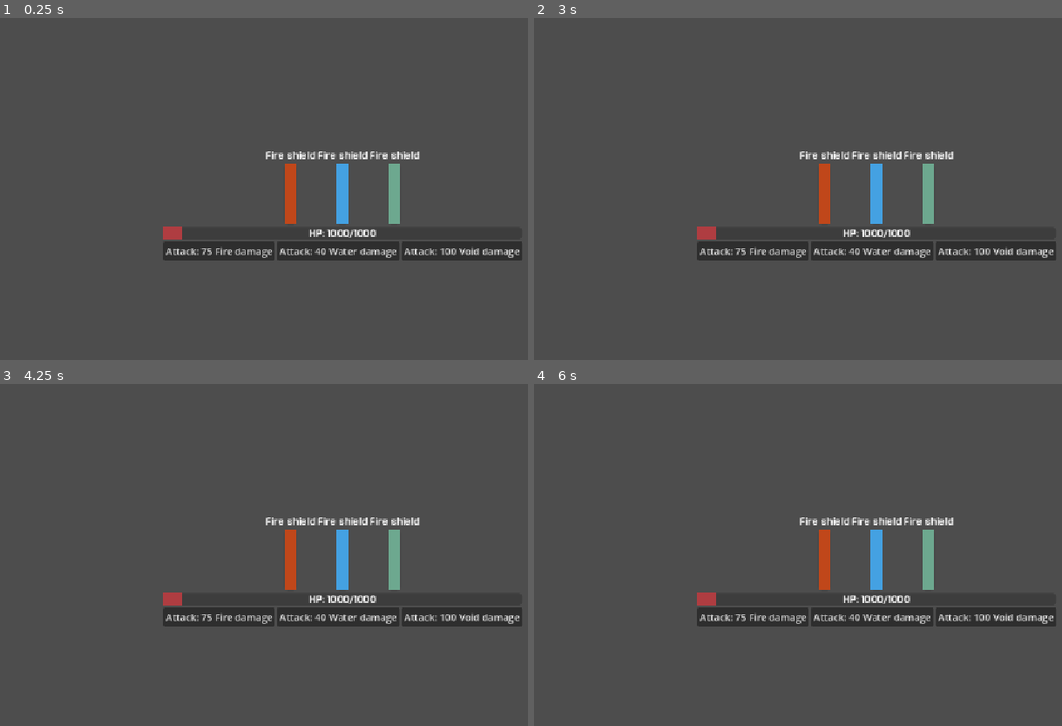
Above: before the commit, frames 1-4 (two rows, left to right).
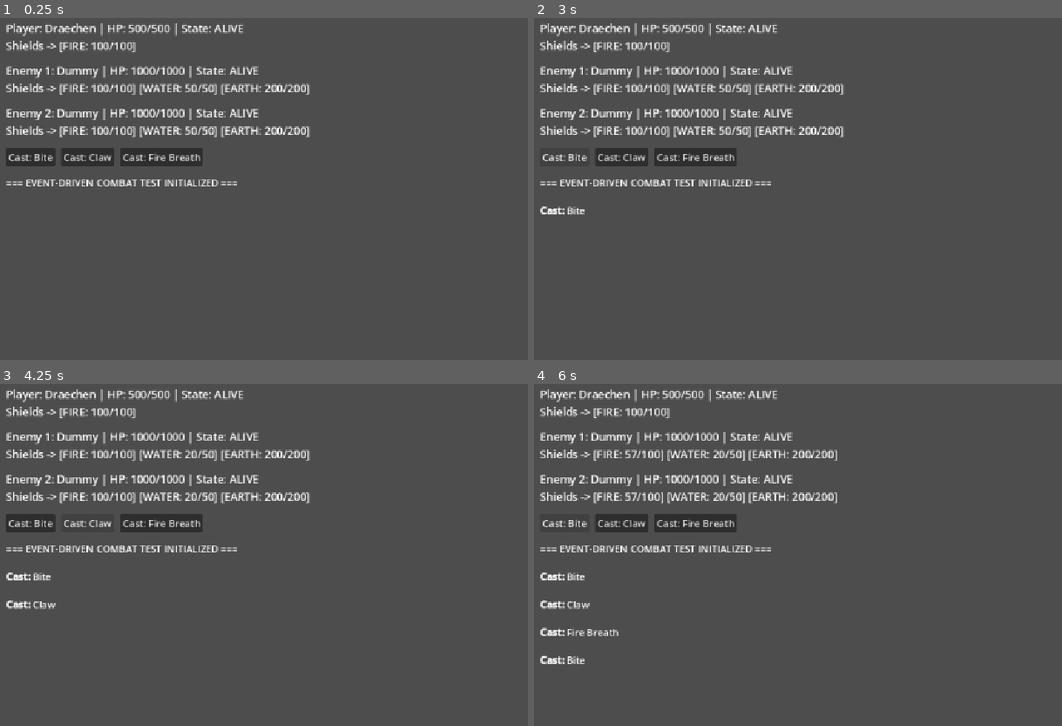
Above: after the commit, the same moments.

Repository: Hazarral/goodnight-Lerax-xathos
Game: Godot game, scene res://dummy_test.tscn
Same seed, same stepped clock (60 frames per second), same inputs: the game is played once before the commit and once after it. Before the commit the project starts from res://canvas_layer.tscn.
Inputs (mouse positions are in pixels of both pictures, inside the frame that each line leads up to):
- Up to frame 1 (0.25 s): no input
- Up to frame 2 (3 s): click (750, 250) at 0.5 s, where only the run before the commit has a clickable "Attack: 75 Fire damage"; click (871, 250) at 1.25 s, where only the run before the commit has a clickable "Attack: 40 Water damage"; click (993, 250) at 2 s, where only the run before the commit has a clickable "Attack: 100 Void damage"; click (565, 158) at 2.75 s, where only the run after the commit has a clickable "Cast: Bite"
- Up to frame 3 (4.25 s): click (89, 524) at 3.5 s, where only the run after the commit has a clickable "Cast: Claw"
- Up to frame 4 (6 s): click (697, 524) at 4.25 s, where only the run after the commit has a clickable "Cast: Fire Breath"; click (750, 616) at 5 s, where only the run before the commit has a clickable "Attack: 75 Fire damage"; click (565, 524) at 5.75 s, where only the run after the commit has a clickable "Cast: Bite"

The runs differ from the first frame. In frame 1, 12% of the frame differs, in the area x 1-99%, y 1-71%; in frame 2, 12%; in frame 3, 12%; in frame 4, 12%, in the area x 1-99%, y 1-82%.
Error before the commit: Invalid access to property or key 'is_dead' on a base object of type 'RefCounted (Entity)'. (res://test.gd:55)

Commit message:
implemented action testing
only AoE for now. Single target will be done later

Diff:
--- a/system/entity.gd
+++ b/Entities/entity.gd
@@ -21,9 +21,6 @@
 ## This is for looting the corpse via consumption
 var is_looted := false
 
-## Either on player's side or not
-var is_player_faction := false
-
 var active_dots : Array[DoTInstanceArray] = []
 var void_instance : VoidInstance = null
 const STACKS_KEY := &"Stacks"
@@ -36,14 +33,24 @@
 	magnification = p_magnification
 
 	current_hp = get_max_hp()
+	current_potency = get_potency()
+	current_mastery = get_mastery()
 	setup_shields()
 	setup_active_dot_arrays()
 
+	current_state = State.ALIVE
+
 func get_max_hp() -> int:
 	return floori(template.max_hp * magnification)
 
 func get_max_shield(i : int) -> int:
 	return floori(template.max_shields[i] * magnification)
+
+func get_potency() -> int:
+	return floori(template.potency * magnification)
+
+func get_mastery() -> int:
+	return floori(template.mastery * magnification)
 
 func setup_shields() -> void:
 	current_shields.resize(DamageAndDoT.ELEMENT_COUNT)
@@ -81,12 +88,15 @@
 func has_void() -> bool:
 	return void_instance != null
 
+func is_player_faction() -> bool:
+	return template.is_player_faction
+
 func apply_dot(dot_instance : DoTInstance) -> void:
 	active_dots[dot_instance.damage_type].add_dot_instance(dot_instance)
 
 func apply_void(stacks : int, is_void_on_player_faction : bool) -> void:
 	## NOTE: Technically is_plahyer_faction can never change, and must be opposite to this entity
-	if is_player_faction == is_void_on_player_faction:
+	if is_player_faction() == is_void_on_player_faction:
 		push_error("Cannot apply Void to the same faction as caster!")
 		return
 
--- a/system/entity_template.gd
+++ b/Entities/entity_template.gd
@@ -3,6 +3,9 @@
 
 #An entity has several attributes
 @export var entity_name : String
+
+## Either on player's side or not
+@export var is_player_faction : bool
 
 ## Potency increases how strong damage is
 @export var potency : int
@@ -12,6 +15,9 @@
 
 @export var max_hp : int
 
+## Please edit all 8 shields because all entitie must have all 8 reported, even at 0
 @export var max_shields : PackedInt64Array
 
 @export var max_action_point : int
+
+@export var action_point_regen_per_turn : int
--- /dev/null
+++ b/Entities/player.gd
@@ -0,0 +1,10 @@
+class_name Player
+extends Entity
+
+var actions : Array[Action]
+
+func learn_action(action : Action) -> void:
+	actions.append(action)
+
+func get_actions() -> Array[Action]:
+	return actions
--- /dev/null
+++ b/Entities/templates/dummy.tres
@@ -0,0 +1,10 @@
+[gd_resource type="Resource" script_class="EntityTemplate" format=3 uid="uid://cljlubsx6s2m"]
+
+[ext_resource type="Script" uid="uid://nf30jicvf3ri" path="res://Entities/entity_template.gd" id="1_7tdru"]
+
+[resource]
+script = ExtResource("1_7tdru")
+entity_name = "Dummy"
+max_hp = 1000
+max_shields = PackedInt64Array(100, 50, 0, 0, 0, 0, 200, 0)
+metadata/_custom_type_script = "uid://nf30jicvf3ri"
--- /dev/null
+++ b/Entities/templates/player_the_dragon.tres
@@ -0,0 +1,15 @@
+[gd_resource type="Resource" script_class="EntityTemplate" format=3 uid="uid://rnqvtjaoiwov"]
+
+[ext_resource type="Script" uid="uid://nf30jicvf3ri" path="res://Entities/entity_template.gd" id="1_yubh2"]
+
+[resource]
+script = ExtResource("1_yubh2")
+entity_name = "Draechen"
+is_player_faction = true
+potency = 5
+mastery = 5
+max_hp = 500
+max_shields = PackedInt64Array(100, 0, 0, 0, 0, 0, 0, 0)
+max_action_point = 16
+action_point_regen_per_turn = 10
+metadata/_custom_type_script = "uid://nf30jicvf3ri"
--- a/canvas_layer.tscn
+++ /dev/null
@@ -1,87 +0,0 @@
-[gd_scene format=3 uid="uid://dlf3dxxgh2m2y"]
-
-[ext_resource type="Script" uid="uid://dgtkqb8jw1gbj" path="res://test.gd" id="1_tg4cr"]
-[ext_resource type="LabelSettings" uid="uid://cyb00v76gm434" path="res://HP_and_shield_label.tres" id="2_0qrqu"]
-[ext_resource type="FontFile" uid="uid://d3semxt85025l" path="res://From the Stars Sb.otf" id="2_37rai"]
-[ext_resource type="PackedScene" uid="uid://bocl36msa1k3k" path="res://system/ui/shield_ui.tscn" id="2_mx0kw"]
-
-[sub_resource type="Theme" id="Theme_jpyye"]
-default_font = ExtResource("2_37rai")
-
-[sub_resource type="StyleBoxFlat" id="StyleBoxFlat_orua6"]
-bg_color = Color(0.6871186, 0.2394191, 0.25674, 1)
-
-[node name="CanvasLayer" type="CanvasLayer" unique_id=104207414]
-script = ExtResource("1_tg4cr")
-
-[node name="VBoxContainer" type="VBoxContainer" parent="." unique_id=1802936011]
-anchors_preset = 8
-anchor_left = 0.5
-anchor_top = 0.5
-anchor_right = 0.5
-anchor_bottom = 0.5
-offset_left = -55.5
-offset_top = -37.5
-offset_right = 55.5
-offset_bottom = 37.5
-grow_horizontal = 2
-grow_vertical = 2
-alignment = 1
-
-[node name="Shields" type="HBoxContainer" parent="VBoxContainer" unique_id=1622341306]
-layout_mode = 2
-size_flags_horizontal = 4
-
-[node name="FireShield" parent="VBoxContainer/Shields" unique_id=1984936909 instance=ExtResource("2_mx0kw")]
-layout_mode = 2
-
-[node name="WaterShield" parent="VBoxContainer/Shields" unique_id=63942217 instance=ExtResource("2_mx0kw")]
-layout_mode = 2
-
-[node name="WindShield" parent="VBoxContainer/Shields" unique_id=214922995 instance=ExtResource("2_mx0kw")]
-layout_mode = 2
-
-[node name="HPBar" type="ProgressBar" parent="VBoxContainer" unique_id=598835160]
-custom_minimum_size = Vector2(100, 20)
-layout_mode = 2
-mouse_filter = 2
-theme = SubResource("Theme_jpyye")
-theme_override_styles/fill = SubResource("StyleBoxFlat_orua6")
-max_value = 1000.0
-step = 1.0
-value = 50.0
-show_percentage = false
-
-[node name="Label" type="Label" parent="VBoxContainer/HPBar" unique_id=1443494871]
-custom_minimum_size = Vector2(100, 20)
-layout_mode = 1
-anchors_preset = 15
-anchor_right = 1.0
-anchor_bottom = 1.0
-grow_horizontal = 2
-grow_vertical = 2
-text = "HP: 1000/1000"
-label_settings = ExtResource("2_0qrqu")
-horizontal_alignment = 1
-
-[node name="AttackButtons" type="HBoxContainer" parent="VBoxContainer" unique_id=99204780]
-layout_mode = 2
-
-[node name="FireAttack" type="Button" parent="VBoxContainer/AttackButtons" unique_id=1703517866]
-custom_minimum_size = Vector2(100, 25)
-layout_mode = 2
-text = "Attack: 0 Fire damage"
-
-[node name="WaterAttack" type="Button" parent="VBoxContainer/AttackButtons" unique_id=2107501839]
-custom_minimum_size = Vector2(100, 25)
-layout_mode = 2
-text = "Attack: 0 Water damage"
-
-[node name="VoidAttack" type="Button" parent="VBoxContainer/AttackButtons" unique_id=863194107]
-custom_minimum_size = Vector2(100, 25)
-layout_mode = 2
-text = "Attack: 0 Void damage"
-
-[connection signal="pressed" from="VBoxContainer/AttackButtons/FireAttack" to="." method="_on_fire_attack_pressed"]
-[connection signal="pressed" from="VBoxContainer/AttackButtons/WaterAttack" to="." method="_on_water_attack_pressed"]
-[connection signal="pressed" from="VBoxContainer/AttackButtons/VoidAttack" to="." method="_on_void_attack_pressed"]
--- a/dummy_test.gd
+++ b/dummy_test.gd
@@ -1,79 +1,95 @@
 extends Control
 
-var target_entity : Entity
-var player_entity : Entity
+## Assign in Inspector: the Dragon's EntityTemplate (e.g. Draechen)
+@export var player_template : EntityTemplate
+## Assign in Inspector: the enemy/dummy EntityTemplate
+@export var enemy_template : EntityTemplate
+## Assign in Inspector: which Action resources the player should know this encounter
+## (e.g. res://system/Actions/spells/bite.tres, claw.tres, fire_breath.tres)
+@export var starting_actions : Array[Action]
+
+var player_entity : Player
+var enemy_entity_1 : Entity
+var enemy_entity_2 : Entity
 
 var log_label : RichTextLabel
-var state_label : Label
-
-# Test configuration
-var fire_damage := 75
-var water_damage := 40
-var void_damage := 150
+var player_state_label : Label
+var enemy_1_state_label : Label
+var enemy_2_state_label : Label
 
 func _ready() -> void:
-	# Initialize a standalone CombatSystem instance
 	_build_test_ui()
-	_spawn_dummy_entities()
+	_spawn_entities()
+	_learn_starting_actions()
+	_start_combat()
 
 	_log("=== EVENT-DRIVEN COMBAT TEST INITIALIZED ===")
 	_update_display()
 
-func _spawn_dummy_entities() -> void:
-	# Create a mock player entity to act as the damage source
-	var player_template := EntityTemplate.new()
-	player_template.entity_name = "Player Caster"
-	player_template.max_hp = 1000
-	player_template.max_shields.resize(DamageAndDoT.ELEMENT_COUNT)
-	player_entity = Entity.new(player_template, 1.0)
-	player_entity.is_player_faction = true
-
-	# Create the dummy target template with live test shields
-	var template := EntityTemplate.new()
-	template.entity_name = "Test Dummy"
-	template.max_hp = 500
-
-	template.max_shields.resize(DamageAndDoT.ELEMENT_COUNT)
-	template.max_shields[DamageAndDoT.DamageType.FIRE] = 100
-	template.max_shields[DamageAndDoT.DamageType.WATER] = 100
-
-	target_entity = Entity.new(template, 1.0)
-	target_entity.is_player_faction = false
-
-func apply_attack(damage_type: DamageAndDoT.DamageType, amount: int) -> void:
-	if not target_entity or target_entity.current_state == Entity.State.DEAD:
-		_log("[color=red]Target is already dead! Cannot attack.[/color]")
+func _spawn_entities() -> void:
+	if not player_template:
+		_log("[color=red]No player_template assigned! Assign one in the Inspector.[/color]")
+		return
+	if not enemy_template:
+		_log("[color=red]No enemy_template assigned! Assign one in the Inspector.[/color]")
 		return
 
-	var type_name = DamageAndDoT.DamageType.keys()[damage_type]
-	_log("\n[b]Action:[/b] Queuing DamageEvent -> %d [color=yellow]%s[/color] damage." % [amount, type_name])
+	player_entity = Player.new(player_template)
+	enemy_entity_1 = Entity.new(enemy_template)
+	enemy_entity_2 = Entity.new(enemy_template)
 
-	# 1. Create the DamageEvent pointing to source, target, type, and amount
-	var event := DamageEvent.new(player_entity, target_entity, damage_type, amount, false)
+func _learn_starting_actions() -> void:
+	if not player_entity:
+		return
 
-	# 2. Register it into the CombatSystem's queue
-	CombatSystem.register_damage_event(event)
+	for action in starting_actions:
+		if action:
+			player_entity.learn_action(action)
 
-	# 3. Process the queue (dispatches resolve() -> take_damage / shield_cascade)
-	CombatSystem.process_damage_event_queue()
+func _start_combat() -> void:
+	if not player_entity or not enemy_entity_1 or not enemy_entity_2:
+		return
 
-	# Refresh display state
+	CombatSystem.initialize_factions([player_entity], [enemy_entity_1, enemy_entity_2])
+
+func cast_action(action : Action) -> void:
+	if not action:
+		return
+
+	if not player_entity or player_entity.current_state == Entity.State.DEAD:
+		_log("[color=red]Caster is dead or missing! Cannot cast.[/color]")
+		return
+
+	_log("\n[b]Cast:[/b] %s" % action.action_name)
+
+	# Stamp the caster onto every ActionEvent this Action carries, then cast.
+	action.cast(player_entity)
+
 	_update_display()
 
-func _update_display() -> void:
-	var state_text = "Entity: %s | HP: %d/%d | State: %s\nShields -> " % [
-		target_entity.template.entity_name,
-		target_entity.current_hp,
-		target_entity.get_max_hp(),
-		"DEAD" if target_entity.current_state == Entity.State.DEAD else "ALIVE"
+func _entity_state_text(entity : Entity, label : String) -> String:
+	if not entity:
+		return "%s: [not spawned]" % label
+
+	var text := "%s: %s | HP: %d/%d | State: %s\nShields -> " % [
+		label,
+		entity.template.entity_name,
+		entity.current_hp,
+		entity.get_max_hp(),
+		"DEAD" if entity.current_state == Entity.State.DEAD else "ALIVE"
 	]
 
 	for i in range(DamageAndDoT.ELEMENT_COUNT):
-		if target_entity.template.max_shields[i] > 0:
+		if entity.template.max_shields[i] > 0:
 			var t_name = DamageAndDoT.DamageType.keys()[i]
-			state_text += "[%s: %d/%d] " % [t_name, target_entity.current_shields[i], target_entity.get_max_shield(i)]
+			text += "[%s: %d/%d] " % [t_name, entity.current_shields[i], entity.get_max_shield(i)]
 
-	state_label.text = state_text
+	return text
+
+func _update_display() -> void:
+	player_state_label.text = _entity_state_text(player_entity, "Player")
+	enemy_1_state_label.text = _entity_state_text(enemy_entity_1, "Enemy 1")
+	enemy_2_state_label.text = _entity_state_text(enemy_entity_2, "Enemy 2")
 
 func _log(text: String) -> void:
 	log_label.append_text(text + "\n")
@@ -95,29 +111,28 @@
 	vbox.add_theme_constant_override("separation", 15)
 	margin.add_child(vbox)
 
-	state_label = Label.new()
-	state_label.autowrap_mode = TextServer.AUTOWRAP_WORD
-	state_label.add_theme_font_size_override("font_size", 18)
-	vbox.add_child(state_label)
+	player_state_label = Label.new()
+	player_state_label.autowrap_mode = TextServer.AUTOWRAP_WORD
+	player_state_label.add_theme_font_size_override("font_size", 18)
+	vbox.add_child(player_state_label)
+
+	enemy_1_state_label = Label.new()
+	enemy_1_state_label.autowrap_mode = TextServer.AUTOWRAP_WORD
+	enemy_1_state_label.add_theme_font_size_override("font_size", 18)
+	vbox.add_child(enemy_1_state_label)
+
+	enemy_2_state_label = Label.new()
+	enemy_2_state_label.autowrap_mode = TextServer.AUTOWRAP_WORD
+	enemy_2_state_label.add_theme_font_size_override("font_size", 18)
+	vbox.add_child(enemy_2_state_label)
 
 	var hbox = HBoxContainer.new()
 	hbox.add_theme_constant_override("separation", 10)
 	vbox.add_child(hbox)
 
-	var btn_fire = Button.new()
-	btn_fire.text = "Attack: %d Fire" % fire_damage
-	btn_fire.pressed.connect(func(): apply_attack(DamageAndDoT.DamageType.FIRE, fire_damage))
-	hbox.add_child(btn_fire)
-
-	var btn_water = Button.new()
-	btn_water.text = "Attack: %d Water" % water_damage
-	btn_water.pressed.connect(func(): apply_attack(DamageAndDoT.DamageType.WATER, water_damage))
-	hbox.add_child(btn_water)
-
-	var btn_void = Button.new()
-	btn_void.text = "Attack: %d Void" % void_damage
-	btn_void.pressed.connect(func(): apply_attack(DamageAndDoT.DamageType.VOID, void_damage))
-	hbox.add_child(btn_void)
+	# One button per Action assigned in starting_actions, built after _ready
+	# reads the export values, so we defer button creation slightly.
+	call_deferred("_build_action_buttons", hbox)
 
 	var scroll = ScrollContainer.new()
 	scroll.size_flags_vertical = Control.SIZE_EXPAND_FILL
@@ -130,3 +145,13 @@
 	log_label.bbcode_enabled = true
 	log_label.scroll_following = true
 	scroll.add_child(log_label)
+
+func _build_action_buttons(hbox : HBoxContainer) -> void:
+	for action in starting_actions:
+		if not action:
+			continue
+
+		var btn = Button.new()
+		btn.text = "Cast: %s" % action.action_name
+		btn.pressed.connect(func(): cast_action(action))
+		hbox.add_child(btn)
--- a/dummy_test.tscn
+++ b/dummy_test.tscn
@@ -1,6 +1,12 @@
 [gd_scene format=3 uid="uid://dqf2byo4bml4b"]
 
 [ext_resource type="Script" uid="uid://d1q0w6maqifd" path="res://dummy_test.gd" id="1_he07f"]
+[ext_resource type="Resource" uid="uid://rnqvtjaoiwov" path="res://Entities/templates/player_the_dragon.tres" id="2_3ulkd"]
+[ext_resource type="Resource" uid="uid://cljlubsx6s2m" path="res://Entities/templates/dummy.tres" id="3_qa7kh"]
+[ext_resource type="Script" uid="uid://doysxg78oub0w" path="res://system/Actions/action.gd" id="4_83auu"]
+[ext_resource type="Resource" uid="uid://7q5a667sefg0" path="res://system/Actions/spells/bite.tres" id="5_16oyx"]
+[ext_resource type="Resource" uid="uid://dnjqnigrx558j" path="res://system/Actions/spells/claw.tres" id="6_sxmrw"]
+[ext_resource type="Resource" uid="uid://bryq065munqlv" path="res://system/Actions/spells/fire_breath.tres" id="7_s8v5v"]
 
 [node name="DummyTest" type="Control" unique_id=1598675360]
 layout_mode = 3
@@ -10,3 +16,6 @@
 grow_horizontal = 2
 grow_vertical = 2
 script = ExtResource("1_he07f")
+player_template = ExtResource("2_3ulkd")
+enemy_template = ExtResource("3_qa7kh")
+starting_actions = Array[ExtResource("4_83auu")]([ExtResource("5_16oyx"), ExtResource("6_sxmrw"), ExtResource("7_s8v5v")])
--- a/project.godot
+++ b/project.godot
@@ -11,7 +11,7 @@
 [application]
 
 config/name="Goodnight Lerax-xathos"
-run/main_scene="res://canvas_layer.tscn"
+run/main_scene="uid://dqf2byo4bml4b"
 config/features=PackedStringArray("4.7", "Forward Plus")
 config/icon="res://icon.svg"
 
--- a/system/Actions/action.gd
+++ b/system/Actions/action.gd
@@ -13,6 +13,7 @@
 ## List of modular action this will perform in order, all ActionEvent have the same targeting specification as this Action
 @export var action_events : Array[ActionEvent]
 
-func cast() -> void:
+func cast(source : Entity) -> void:
 	for action_event in action_events:
+		action_event.source = source
 		action_event.resolve()
--- a/system/Actions/action_event.gd
+++ b/system/Actions/action_event.gd
@@ -19,9 +19,9 @@
 }
 
 var source : Entity
-var target_state : TargetState
-var target_faction : TargetFaction
-var target_count : TargetCount
+@export var target_state : TargetState
+@export var target_faction : TargetFaction
+@export var target_count : TargetCount
 
 func resolve() -> void:
 	print("This exists for base class of ActionEvent as a reminder only, remember to overwrite it!")
--- a/system/Actions/apply_void_action_event.gd
+++ b/system/Actions/apply_void_action_event.gd
@@ -11,4 +11,4 @@
 		return
 
 	for entity in targets:
-		entity.apply_void(stacks, source.is_player_faction)
+		entity.apply_void(stacks, source.is_player_faction())
--- a/system/Actions/damage_action_event.gd
+++ b/system/Actions/damage_action_event.gd
@@ -4,6 +4,8 @@
 @export var damage_type : DamageAndDoT.DamageType
 @export var ignore_shield : bool
 @export var amount : int
+@export var potency_scaling : float
+@export var mastery_scaling : float
 
 func resolve() -> void:
 	var targets : Array[Entity] = CombatSystem.get_valid_targets(target_faction, target_state)
@@ -13,8 +15,9 @@
 		return
 
 	var multi_damage_event := MultiDamageEvent.new(source)
+	var final_amount = amount + potency_scaling * source.get_potency() + mastery_scaling * source.get_mastery()
 	for entity in targets:
-		var damage_event := DamageEvent.new(source, entity, damage_type, amount, ignore_shield)
+		var damage_event := DamageEvent.new(source, entity, damage_type, final_amount, ignore_shield)
 		multi_damage_event.add_event(damage_event)
 
 	CombatSystem.register_multi_damage_event(multi_damage_event)
--- /dev/null
+++ b/system/Actions/spells/bite.tres
@@ -0,0 +1,21 @@
+[gd_resource type="Resource" script_class="Action" format=3 uid="uid://7q5a667sefg0"]
+
+[ext_resource type="Script" uid="uid://bph88anu45uoo" path="res://system/Actions/action_event.gd" id="1_5wwg0"]
+[ext_resource type="Script" uid="uid://doysxg78oub0w" path="res://system/Actions/action.gd" id="2_0gcgf"]
+[ext_resource type="Script" uid="uid://bynvgjn3rbg0e" path="res://system/Actions/damage_action_event.gd" id="2_tx7u0"]
+
+[sub_resource type="Resource" id="Resource_tx7u0"]
+script = ExtResource("2_tx7u0")
+damage_type = 8
+amount = 40
+potency_scaling = 1.0
+mastery_scaling = 1.0
+target_faction = 1
+metadata/_custom_type_script = "uid://bynvgjn3rbg0e"
+
+[resource]
+script = ExtResource("2_0gcgf")
+action_name = "Bite"
+action_point_cost = 2
+action_events = Array[ExtResource("1_5wwg0")]([SubResource("Resource_tx7u0")])
+metadata/_custom_type_script = "uid://doysxg78oub0w"
--- /dev/null
+++ b/system/Actions/spells/claw.tres
@@ -0,0 +1,22 @@
+[gd_resource type="Resource" script_class="Action" format=3 uid="uid://dnjqnigrx558j"]
+
+[ext_resource type="Script" uid="uid://bph88anu45uoo" path="res://system/Actions/action_event.gd" id="1_t6eeg"]
+[ext_resource type="Script" uid="uid://bynvgjn3rbg0e" path="res://system/Actions/damage_action_event.gd" id="2_4mp8l"]
+[ext_resource type="Script" uid="uid://doysxg78oub0w" path="res://system/Actions/action.gd" id="2_gqg50"]
+
+[sub_resource type="Resource" id="Resource_4mp8l"]
+script = ExtResource("2_4mp8l")
+damage_type = 8
+amount = 20
+potency_scaling = 1.0
+mastery_scaling = 1.0
+target_faction = 1
+target_count = 1
+metadata/_custom_type_script = "uid://bynvgjn3rbg0e"
+
+[resource]
+script = ExtResource("2_gqg50")
+action_name = "Claw"
+action_point_cost = 3
+action_events = Array[ExtResource("1_t6eeg")]([SubResource("Resource_4mp8l")])
+metadata/_custom_type_script = "uid://doysxg78oub0w"
--- /dev/null
+++ b/system/Actions/spells/fire_breath.tres
@@ -0,0 +1,32 @@
+[gd_resource type="Resource" script_class="Action" format=3 uid="uid://bryq065munqlv"]
+
+[ext_resource type="Script" uid="uid://bph88anu45uoo" path="res://system/Actions/action_event.gd" id="1_j2b5o"]
+[ext_resource type="Script" uid="uid://doysxg78oub0w" path="res://system/Actions/action.gd" id="2_4ny24"]
+[ext_resource type="Script" uid="uid://bynvgjn3rbg0e" path="res://system/Actions/damage_action_event.gd" id="2_t76v7"]
+[ext_resource type="Script" uid="uid://dl0omykhmcmxj" path="res://system/Actions/apply_dot_action_event.gd" id="3_t76v7"]
+
+[sub_resource type="Resource" id="Resource_t76v7"]
+script = ExtResource("2_t76v7")
+amount = 40
+potency_scaling = 0.5
+mastery_scaling = 0.2
+target_faction = 1
+target_count = 1
+metadata/_custom_type_script = "uid://bynvgjn3rbg0e"
+
+[sub_resource type="Resource" id="Resource_he07f"]
+script = ExtResource("3_t76v7")
+base_damage = 20.0
+stacks = 3
+duration = 5
+target_faction = 1
+target_count = 1
+metadata/_custom_type_script = "uid://dl0omykhmcmxj"
+
+[resource]
+script = ExtResource("2_4ny24")
+action_name = "Fire Breath"
+action_point_cost = 2
+cooldown = 1
+action_events = Array[ExtResource("1_j2b5o")]([SubResource("Resource_t76v7"), SubResource("Resource_he07f")])
+metadata/_custom_type_script = "uid://doysxg78oub0w"
--- a/system/DoTInstances/dot_instance.gd
+++ b/system/DoTInstances/dot_instance.gd
@@ -28,7 +28,7 @@
 	update_cache()
 
 func update_cache() -> void:
-	if is_instance_valid(source) and not source.is_dead:
+	if is_instance_valid(source) and source.current_state == Entity.State.ALIVE:
 		cached_potency = source.current_potency
 		cached_mastery = source.current_mastery
 
--- a/system/DamageEvent/combat_system.gd
+++ b/system/combat_system.gd
@@ -41,21 +41,21 @@
 	turn_order.append_array(enemy_on_field)
 
 func add_player_faction(entity : Entity) -> void:
-	if not entity.is_player_faction:
+	if not entity.is_player_faction():
 		push_error("Entity %s is not player faction! Cannot add to player faction list." % entity.template.entity_name)
 		return
 
 	player_on_field.append(entity)
 
 func add_enemy_faction(entity : Entity) -> void:
-	if entity.is_player_faction:
+	if entity.is_player_faction():
 		push_error("Entity %s is not enemy faction! Cannot add to enemy faction list." % entity.template.entity_name)
 		return
 
 	enemy_on_field.append(entity)
 
 func add_enemy_reinforcement(entity : Entity) -> void:
-	if entity.is_player_faction:
+	if entity.is_player_faction():
 		push_error("Entity %s is not enemy faction! Cannot add to enemy reinforcement list." % entity.template.entity_name)
 		return
 
--- a/system/dummy.tres
+++ /dev/null
@@ -1,10 +0,0 @@
-[gd_resource type="Resource" script_class="EntityTemplate" format=3 uid="uid://puaky2d14ytj"]
-
-[ext_resource type="Script" uid="uid://nf30jicvf3ri" path="res://system/entity_template.gd" id="1_sk481"]
-
-[resource]
-script = ExtResource("1_sk481")
-entity_name = &"Dummy"
-max_hp = 1000
-max_shields = PackedInt64Array(500, 1000, 750, 0, 0, 0, 0, 0)
-metadata/_custom_type_script = "uid://nf30jicvf3ri"
Renamed: system/entity.gd.uid -> Entities/entity.gd.uid
Renamed: system/entity_template.gd.uid -> Entities/entity_template.gd.uid
Not shown, added: Entities/player.gd.uid
Renamed: system/DamageEvent/combat_system.gd.uid -> system/combat_system.gd.uid
